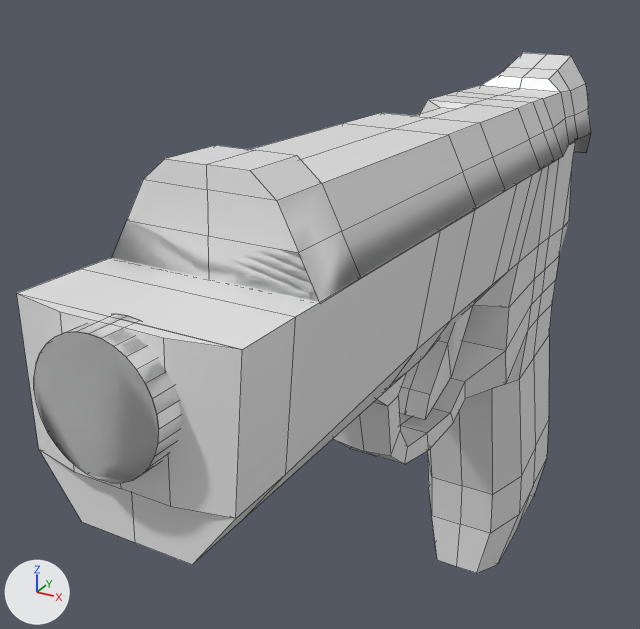
Two versions of the FBX model Zombie Cakes/Assets/Models/Pistol.fbx, one commit apart.
The view is the same before and after, from a 50 mm lens placed at (-0.68, -5.3, 1.92), pointed at (-2.03, -2.83, 0.69). Arrows for +X, +Y and +Z are at lower left; the lights stay in place. Mesh edges are drawn as thin lines.

The older version as bpy lines, for what is in view:
```python
me_cube = bpy.data.meshes.new('Cube')
me_cube.from_pydata(...)  # 307 vertices, 267 faces; spans x -1.93..-1.42, y -0.77..1.17, z 1.36..4.3
me_cube.materials.append(mat_material_001)  # white #e7e7e7
me_cube_004 = bpy.data.meshes.new('Cube.004')
me_cube_004.from_pydata(...)  # 112 vertices, 121 faces; spans x -1.93..-1.42, y 0.95..1.39, z 1.56..4.21
me_cube_004.materials.append(mat_material_001)  # white #e7e7e7
ob_pistol = bpy.data.objects.new('Pistol', me_cube)
ob_pistol.location = (0.0, -0.039, 0.022)
ob_pistol.rotation_euler = (1.547, 0.0, 0.0)  # degrees (89, 0, 0)
ob_pistol_top = bpy.data.objects.new('Pistol-Top', me_cube_004)
ob_pistol_top.location = (0.0, 0.226, 0.007)
ob_pistol_top.rotation_euler = (1.547, 0.0, 0.0)  # degrees (89, 0, 0)
```
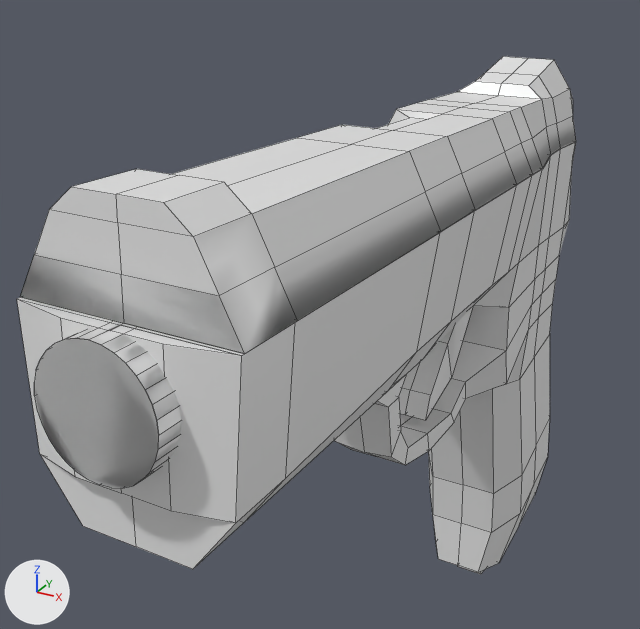
Changed parts and their boxes [x1, y1, x2, y2] in the pictures (640 x 629 px):
'Pistol', moved, turned
    before: [17, 142, 576, 573]
    after: [17, 141, 576, 572]
'Pistol-Top', moved, turned
    before: [112, 53, 591, 304]
    after: [20, 56, 576, 354]
'Current Mag', moved, turned (not visible before)
    after: [457, 565, 485, 574]

Diff of the bpy script that builds the scene:
```diff
--- a/Zombie Cakes/Assets/Models/Pistol.fbx.py
+++ b/Zombie Cakes/Assets/Models/Pistol.fbx.py
@@ ob_pistol_top @@
 ob_pistol_top = bpy.data.objects.new('Pistol-Top', me_cube_004)
-ob_pistol_top.location = (0.0, 0.226, 0.007)
-ob_pistol_top.rotation_euler = (1.547, 0.0, 0.0)  # degrees (89, 0, 0)
+ob_pistol_top.location = (-0.001, -0.028, 0.028)
+ob_pistol_top.rotation_euler = (1.551, 0.0, 0.000145)  # degrees (89, 0, 0)
@@ ob_pistol @@
 ob_pistol = bpy.data.objects.new('Pistol', me_cube)
-ob_pistol.location = (0.0, -0.039, 0.022)
-ob_pistol.rotation_euler = (1.547, 0.0, 0.0)  # degrees (89, 0, 0)
+ob_pistol.location = (0.002, -0.034, 0.035)
+ob_pistol.rotation_euler = (1.553, -0.00111, -0.000213)  # degrees (89, -0.1, -0)
```
